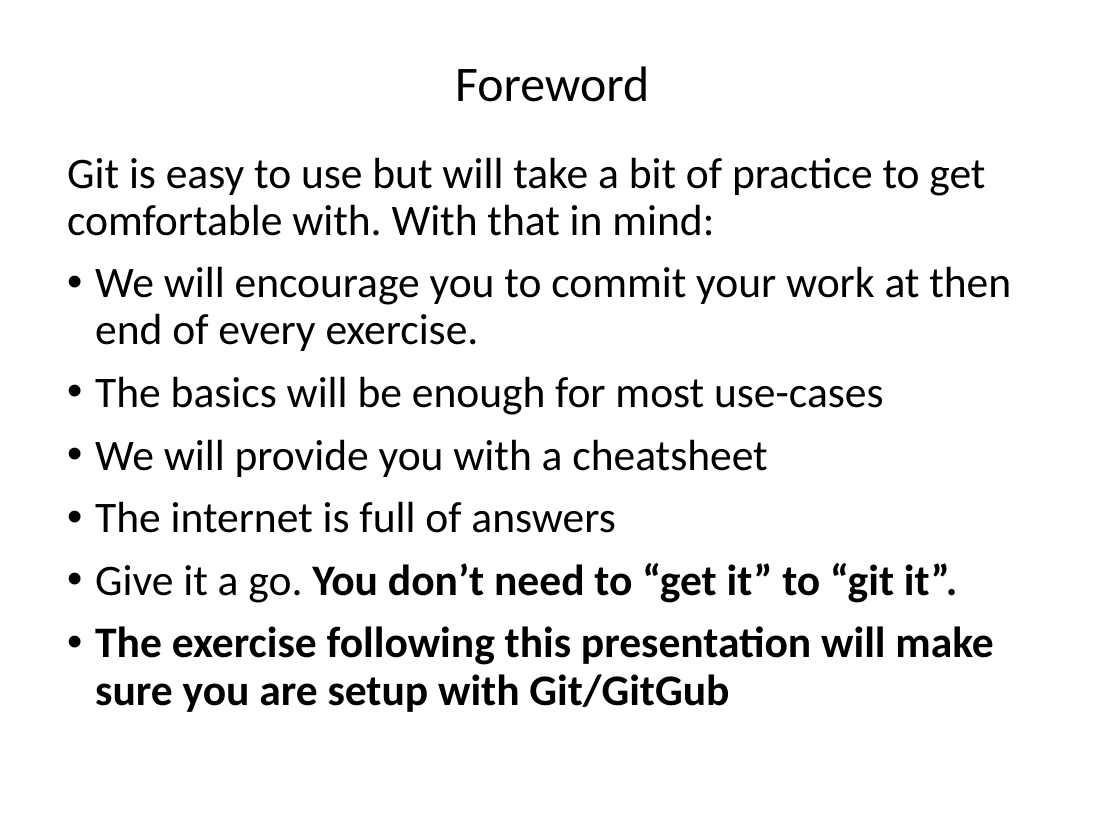
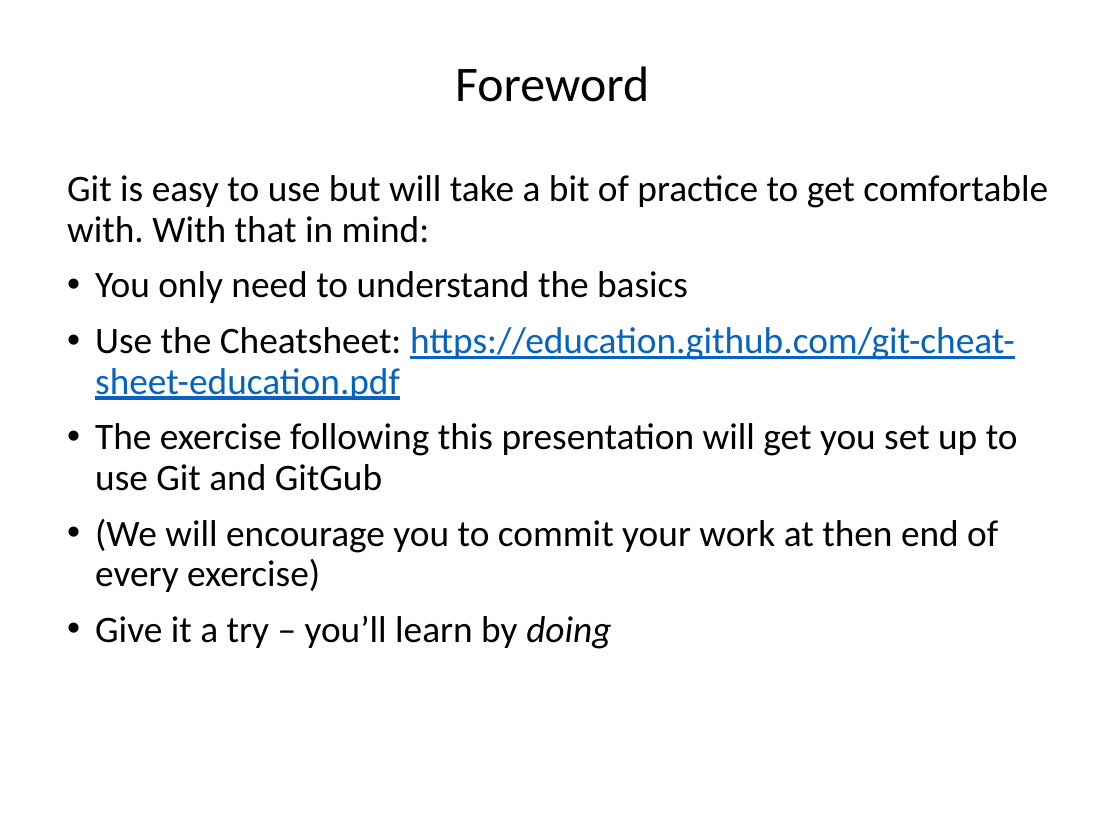
Before and after one commit to ncasuk/ncas-isc, a slide deck: slide 3 of version_control/presentations/01_git_intro.pptx. Drawn at 1120x840 pixels with LibreOffice and Linux fonts; fonts in the diff are those of the drawing; background and template pictures are left out. Boxes give left, top, right and bottom in pixels: in the first picture for what was removed or moved away, otherwise in the second. Text is boxed around its words. In the diff, an @@ line names an element or a change of style, - is before the commit and + after.

```diff
--- a/version_control/presentations/01_git_intro.pptx
+++ b/version_control/presentations/01_git_intro.pptx
@@ text "Git is easy to use ...": place and size @@
-text "Git is easy to use ..." at (67,157,1011,712)
+text "Git is easy to use ..." at (67,175,1048,649)
@@ text at (67,175,1048,243): size 28 to 24 pt in "Git is easy to use but will ..." @@
@@ text at (95,271,1018,649): text changed; size 28 to 24 pt @@
-• We will encourage you to commit your work at then end of every exercise.
-• The basics will be enough for most use-cases
-• We will provide you with a cheatsheet
-• The internet is full of answers
-• Give it a go. You don’t need to “get it” to “git it”.
-• The exercise following this presentation will make sure you are setup with Git/GitGub
+• You only need to understand the basics
+• Use the Cheatsheet: https://education.github.com/git-cheat-sheet-education.pdf
+• The exercise following this presentation will get you set up to use Git and GitGub
+• (We will encourage you to commit your work at then end of every exercise)
+• Give it a try – you’ll learn by doing
```
Also in this commit, not shown: 18 other slides changed, 1 slide added, 4 other files.
